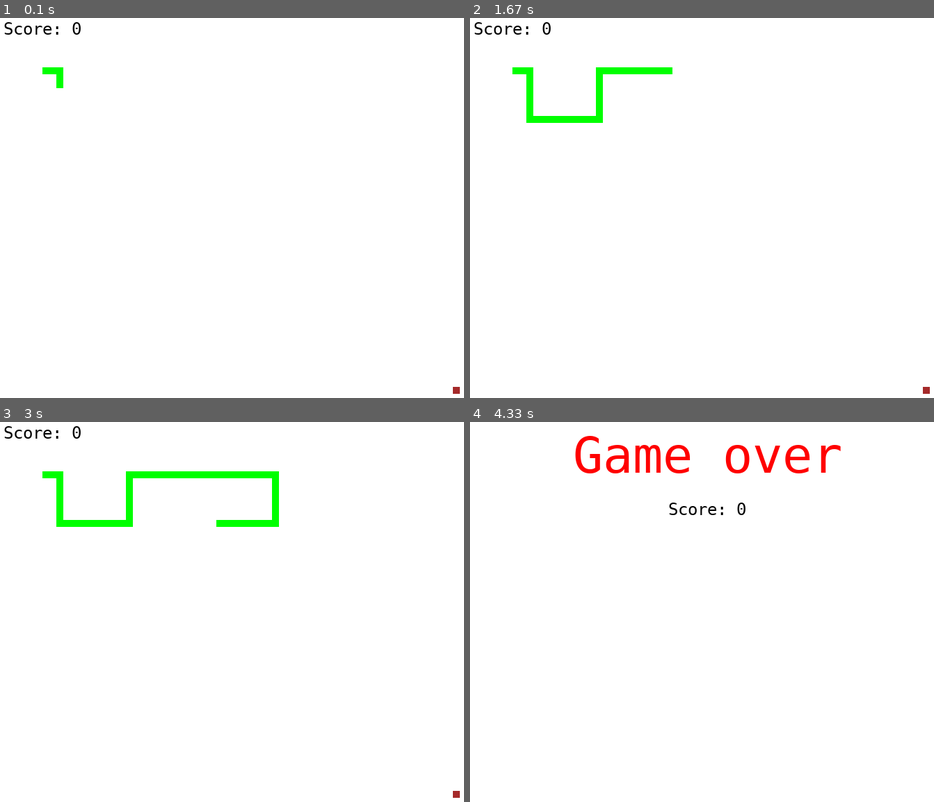
Above: before the commit, frames 1-4 (two rows, left to right).
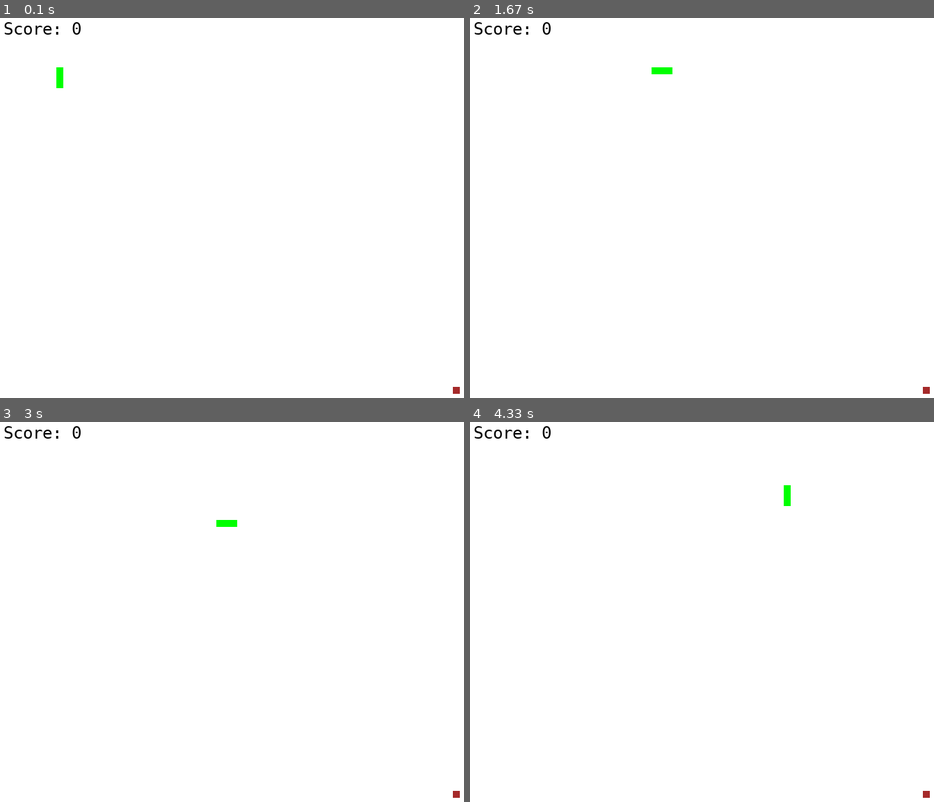
Above: after the commit, the same moments.

Repository: psixonaut/py_game
Game: pygame game, started from snake.py
Same seed, same stepped clock (60 frames per second), same inputs: the game is played once before the commit and once after it.
Inputs:
- Up to frame 1 (0.1 s): no input
- Up to frame 2 (1.67 s): hold Right 0.33-0.8 s; hold Up 0.83-1.13 s; hold Right 1.17-1.63 s
- Up to frame 3 (3 s): hold Down 2.23-2.53 s; hold Left 2.57-2.97 s
- Up to frame 4 (4.33 s): hold Up 3-3.37 s; hold Right 3.4-4.03 s; hold Down from 4.07 s (still down)

The runs differ from the first frame. In frame 1, less than 0.1% of the frame differs, in the area x 9-13%, y 12-15%; in frame 2, 0.9%; in frame 3, 1.6%; in frame 4, 2.0%, in the area x 0-100%, y 1-99%.

Commit message:
косметика

Diff:
--- a/snake.py
+++ b/snake.py
@@ -1,4 +1,3 @@
-import time
 import pygame
 import random
 
@@ -83,8 +82,8 @@
             food_pos = [random.randrange(30, width/10)*10 - 20,
                         random.randrange(30, height/10)*10 - 20]
             score += 1
-        # else:
-        #     self.snake_body.pop()
+        else:
+            self.snake_body.pop()
         return score, food_pos
 
     def spawn_snake(self, screen, surface_color):
